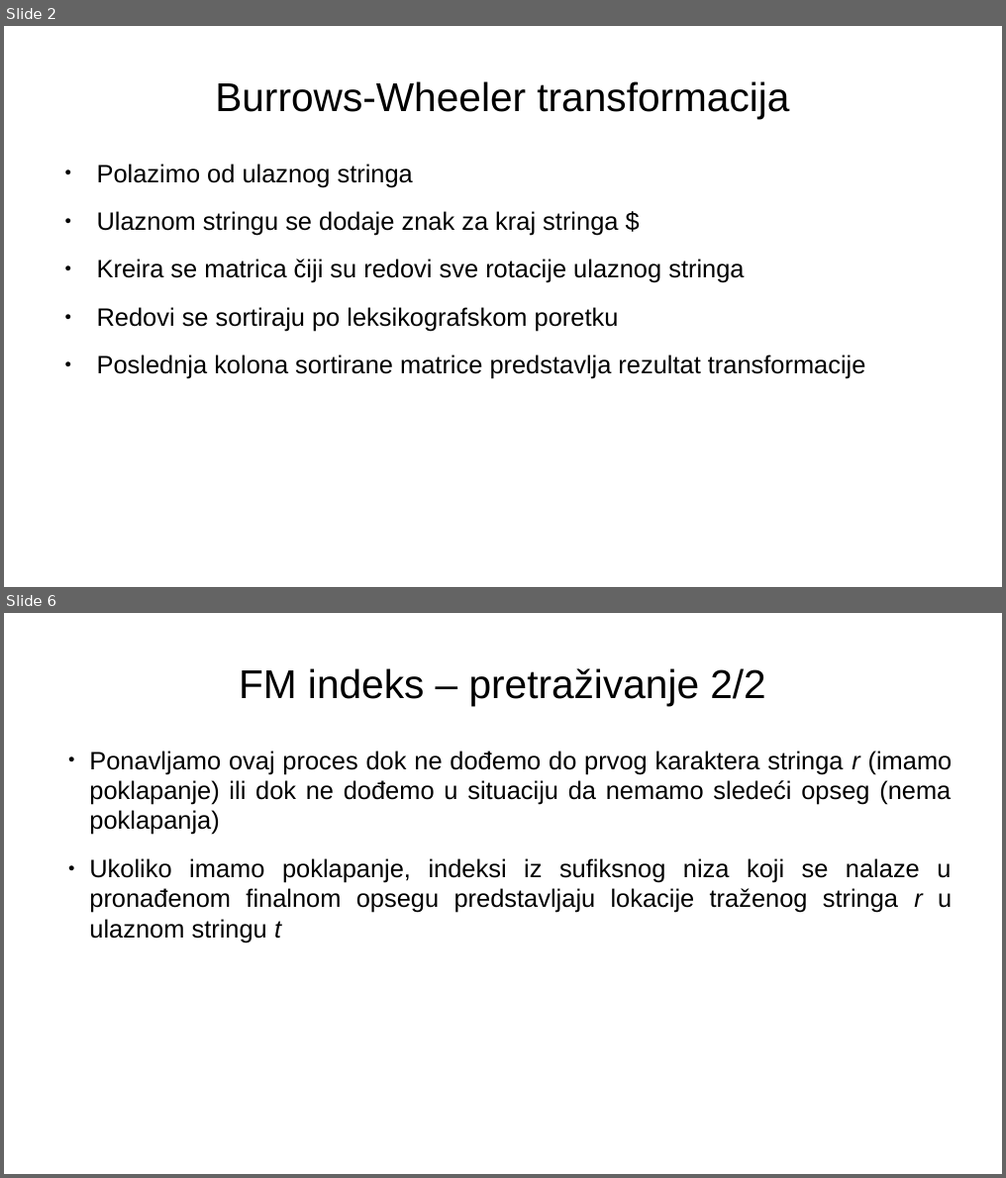
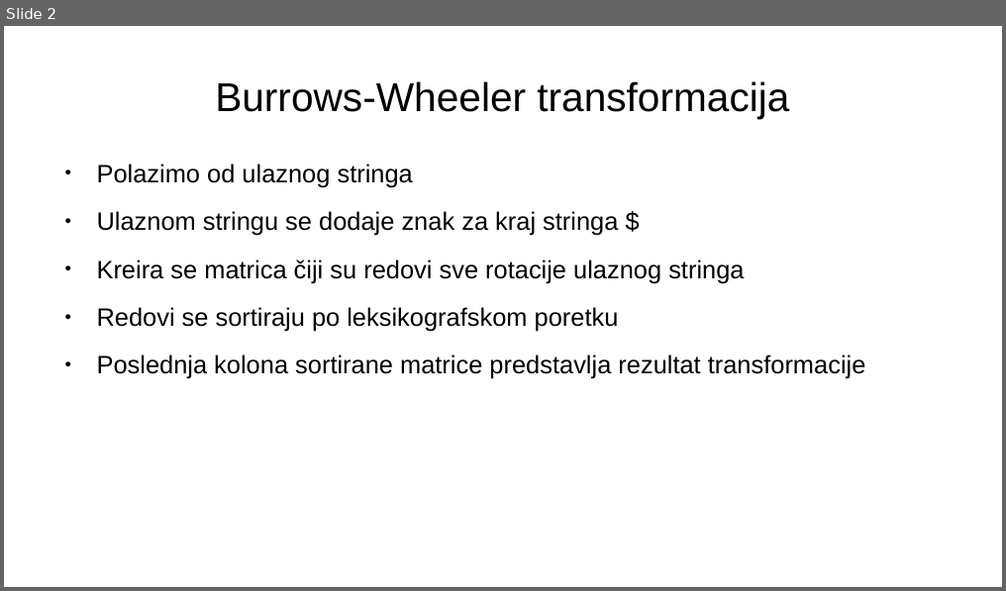
Before and after one commit to MalovicAleksandar/gi2022-ma213375m-projzad4, a slide deck: prezentacija.pptx. Shown one above the other, each under a label of ours: slides 2 and 6 before the commit, slide 2 after it; the slides between them are not shown. The pictures are 1006x1178 and 1006x591 pixels, drawn with LibreOffice and Linux fonts; fonts in the diff are those of the drawing. Boxes give left, top, right and bottom in pixels: in the first picture for what was removed or moved away, otherwise in the second. Text is boxed around its words. In the diff, an @@ line names an element or a change of style, - is before the commit and + after.

```diff
--- a/prezentacija.pptx
+++ b/prezentacija.pptx
@@ slide 6 removed at <box>4,613,1002,1174</box>, background #FFFFFF @@
@@ text removed at <box>239,668,765,705</box> @@
-FM indeks – pretraživanje 2/2
@@ text removed at <box>89,751,952,943</box> @@
-● Ponavljamo ovaj proces dok ne dođemo do prvog karaktera stringa r (imamo poklapanje) ili dok ne dođemo u situaciju da nemamo sledeći opseg (nema poklapanja)
-● Ukoliko imamo poklapanje, indeksi iz sufiksnog niza koji se nalaze u pronađenom finalnom opsegu predstavljaju lokacije traženog stringa r u ulaznom stringu t
```
Also in this commit, not shown: 4 slides changed, 5 other slides removed, 1 other file.
